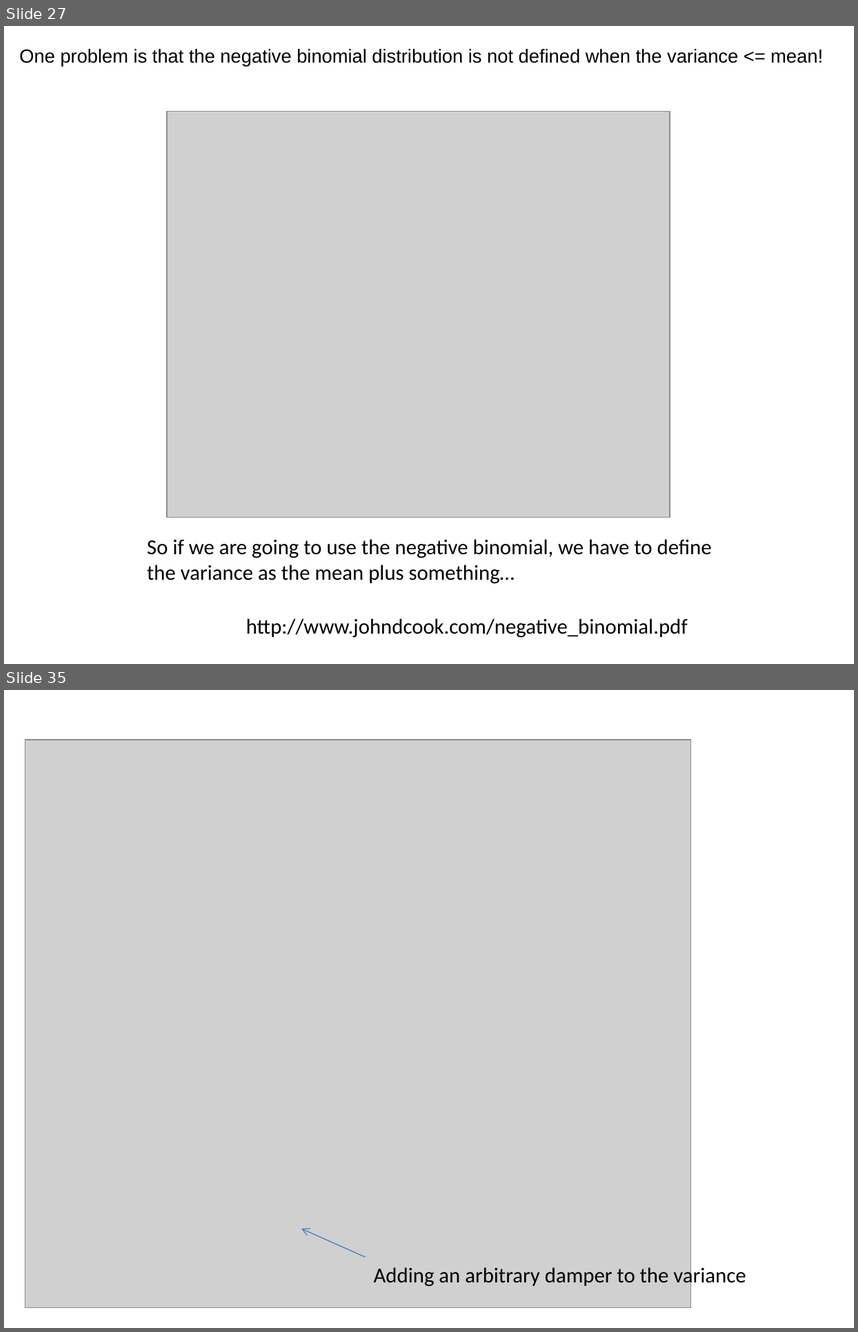
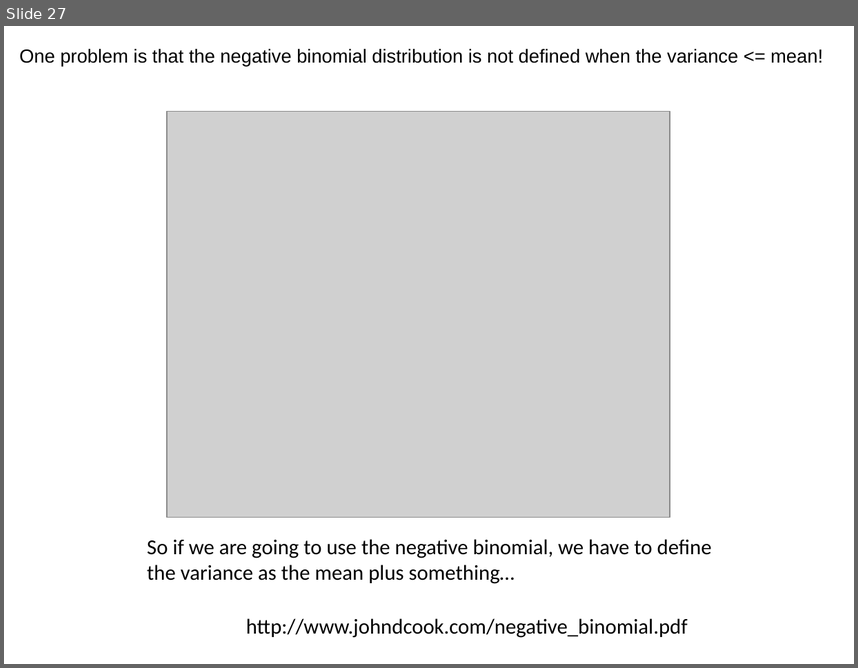
Before and after one commit to afodor/afodor.github.io, a slide deck: classes/stats2015/Lecture10.pptx. Shown one above the other, each under a label of ours: slides 27 and 35 before the commit, slide 27 after it; the slides between them are not shown. The pictures are 858x1332 and 858x668 pixels, drawn with LibreOffice and Linux fonts; fonts in the diff are those of the drawing; grey boxes stand for pictures. Boxes give left, top, right and bottom in pixels: in the first picture for what was removed or moved away, otherwise in the second. Text is boxed around its words. In the diff, an @@ line names an element or a change of style, - is before the commit and + after.

```diff
--- a/classes/stats2015/Lecture10.pptx
+++ b/classes/stats2015/Lecture10.pptx
@@ slide 35 removed at (x1=4, y1=690, x2=854, y2=1328), background #FFFFFF @@
@@ picture removed at (x1=25, y1=739, x2=691, y2=1307) @@
@@ arrow removed from (366, 1257) to (301, 1228) @@
@@ text removed at (x1=374, y1=1264, x2=746, y2=1288) @@
-Adding an arbitrary damper to the variance
```
Also in this commit, not shown: 2 slides changed, 6 other slides removed, 1 other file.
